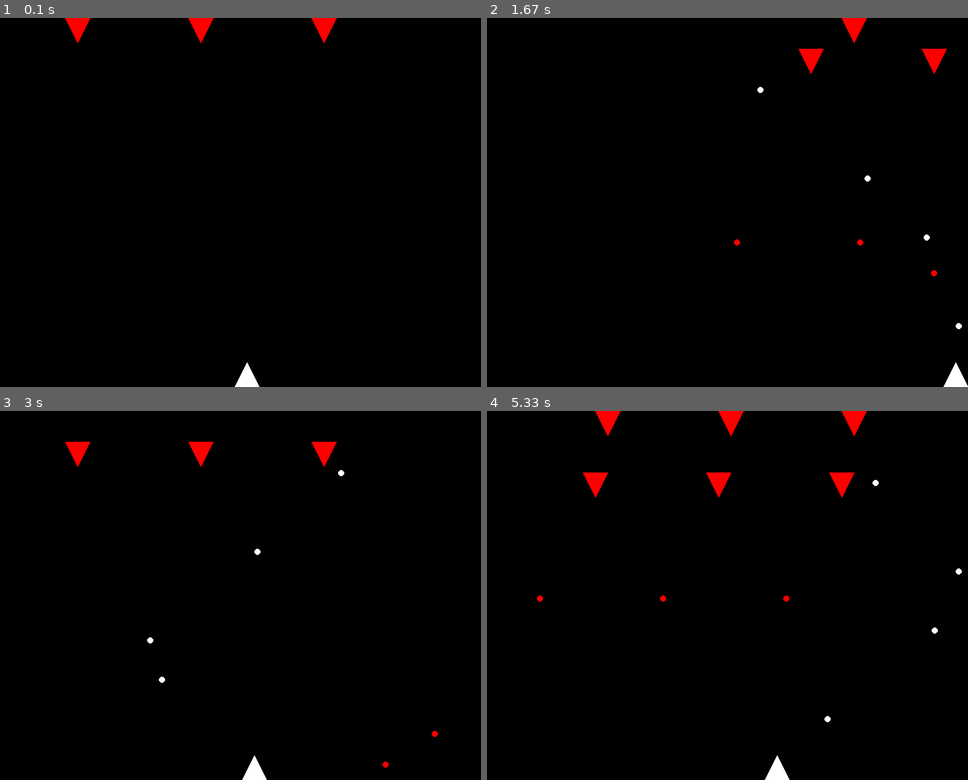
Above: before the commit, frames 1-4 (two rows, left to right).
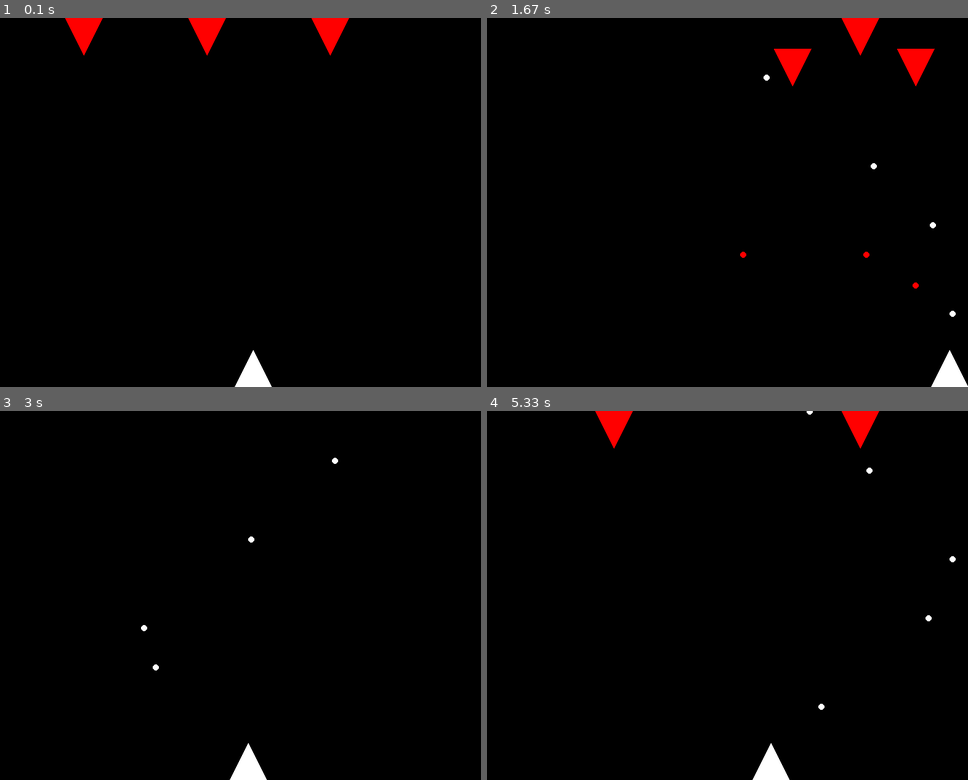
Above: after the commit, the same moments.

Repository: alderaan/Pygame-Space-Invaders
Game: pygame game, started from main.py
Same seed, same stepped clock (60 frames per second), same inputs: the game is played once before the commit and once after it.
Inputs:
- Up to frame 1 (0.1 s): no input
- Up to frame 2 (1.67 s): tap Space at 0.33, 0.73, 1.03, 1.23, 1.53 s; hold Right 0.67-1.13 s; hold Right 1.17-1.63 s
- Up to frame 3 (3 s): hold Left 1.67-2.2 s; tap Space at 1.73, 2.03, 2.3, 2.6, 2.73 s; hold Left 2.23-2.63 s; hold Right from 2.67 s (still down)
- Up to frame 4 (5.33 s): tap Space at 3.03, 3.4, 3.7, 3.9, 4.2, 4.4, 4.7, 4.9, 5.2 s; release Right at 3.3 s; hold Left 3.33-3.8 s; hold Right 3.83-4.3 s; hold Right 4.33-4.8 s; hold Left from 4.83 s (still down)

The runs differ from the first frame. In frame 1, 0.9% of the frame differs, in the area x 16-73%, y 0-100%; in frame 2, 1.6%, in the area x 51-99%, y 0-100%; in frame 3, 0.9%; in frame 4, 1.6%.

Commit message:
kill enemy immediately

Diff:
--- a/config.py
+++ b/config.py
@@ -2,15 +2,16 @@
 SCREEN_HEIGHT = 600
 
 PLAYER_COLOR = (255, 255, 255)
-PLAYER_WIDTH = 40
-PLAYER_HEIGHT = 40
+PLAYER_WIDTH = 60
+PLAYER_HEIGHT = 60
 PLAYER_SPEED = 600
 PLAYER_BULLET_COLOR = (255, 255, 255)
+PLAYER_BULLET_DAMAGE = 100
 
 
 ENEMY_COLOR = (255, 0, 0)
-ENEMY_WIDTH = 40
-ENEMY_HEIGHT = 40
+ENEMY_WIDTH = 60
+ENEMY_HEIGHT = 60
 ENEMY_BULLET_COLOR = (255, 0, 0)
 ENEMY_RELOAD_TIME = 1
 ENEMY_SPAWN_INTERVAL = 5
--- a/game.py
+++ b/game.py
@@ -1,6 +1,11 @@
 import pygame
 from player import Player
-from config import SCREEN_WIDTH, SCREEN_HEIGHT, ENEMY_SPAWN_INTERVAL
+from config import (
+    SCREEN_WIDTH,
+    SCREEN_HEIGHT,
+    ENEMY_SPAWN_INTERVAL,
+    PLAYER_BULLET_DAMAGE,
+)
 from enemy import Enemy
 from collision import check_collision
 
@@ -48,7 +53,7 @@
         for bullet in player.bullets[:]:
             for enemy in enemies[:]:
                 if check_collision(bullet, enemy):
-                    if enemy.take_damage(25):
+                    if enemy.take_damage(PLAYER_BULLET_DAMAGE):
                         enemies.remove(enemy)
                     player.bullets.remove(bullet)
                     break
